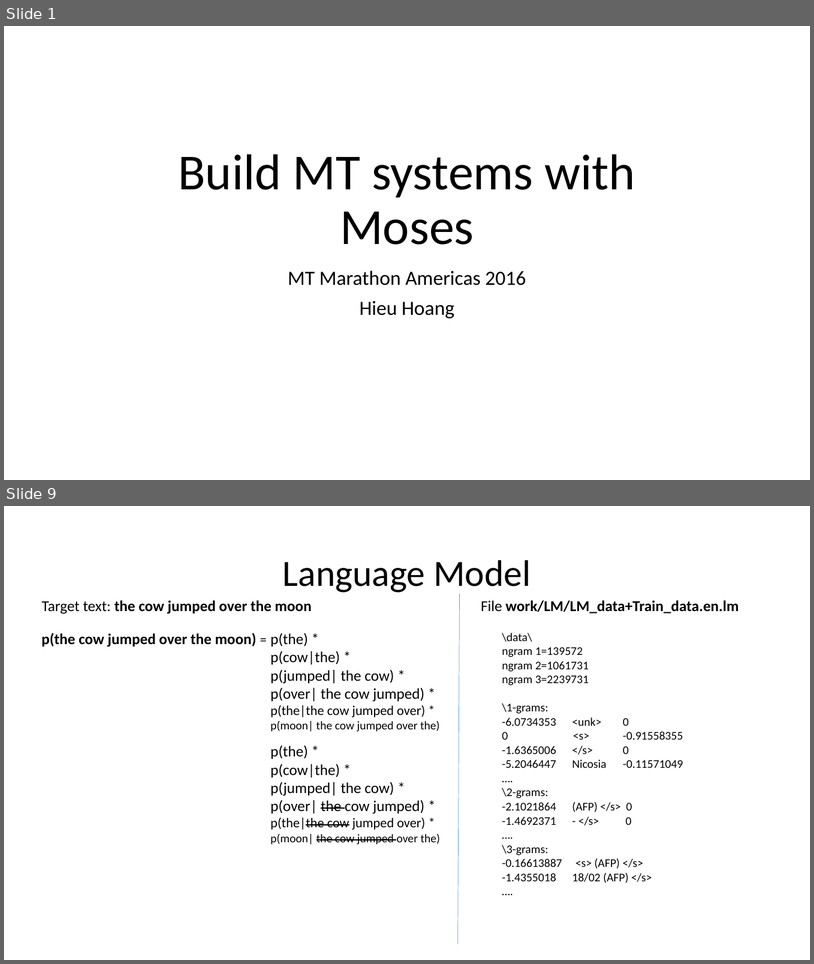
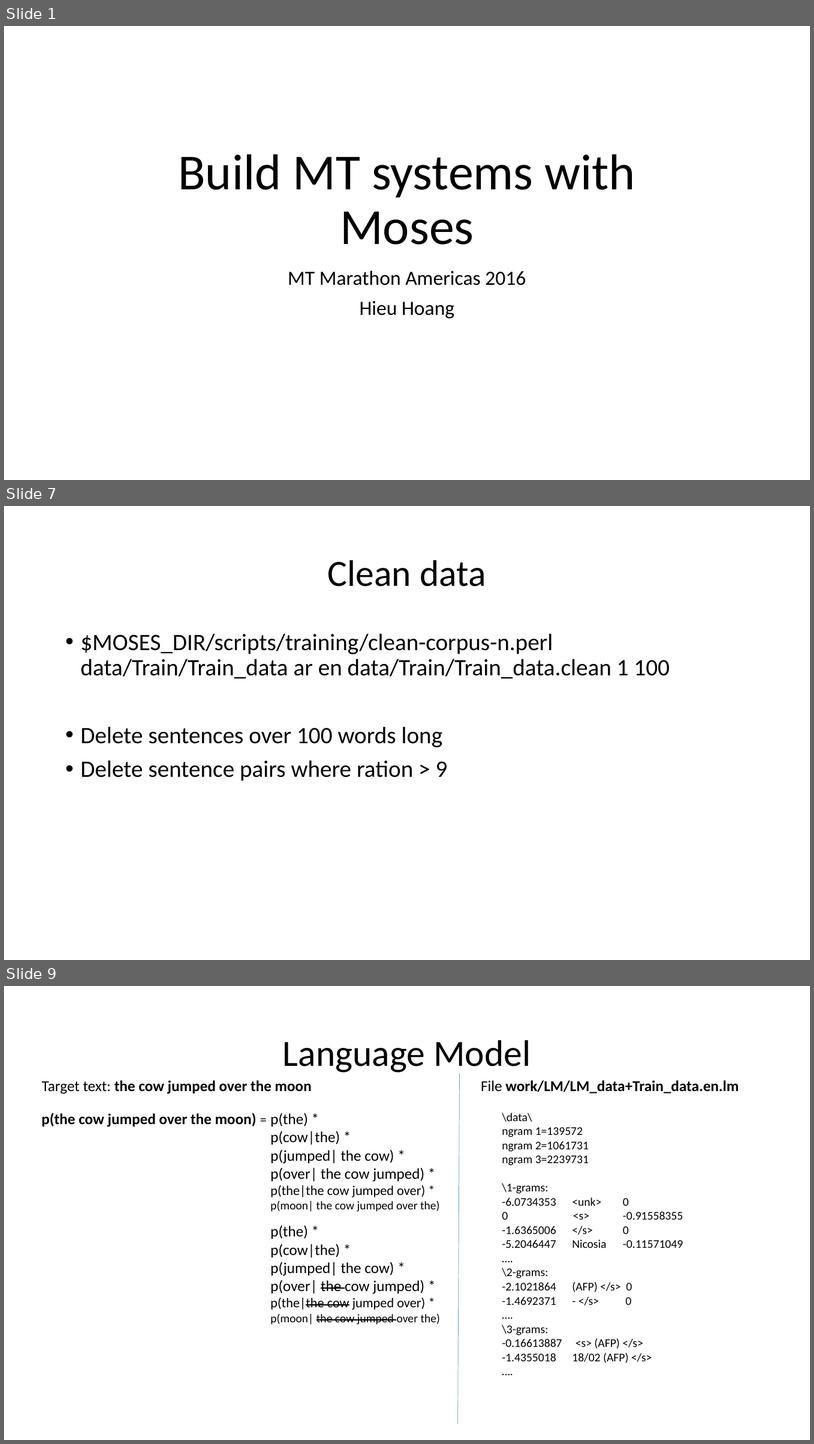
Before and after one commit to hieuhoang/papers, a slide deck: mtma16/slides.pptx. Shown one above the other, each under a label of ours: slides 1 and 9 before the commit, slides 1, 7 and 9 after it; the slides between them are not shown. The pictures are 814x964 and 814x1444 pixels, drawn with LibreOffice and Linux fonts; fonts in the diff are those of the drawing; background and template pictures are left out. Boxes give left, top, right and bottom in pixels: in the first picture for what was removed or moved away, otherwise in the second. Text is boxed around its words. In the diff, an @@ line names an element or a change of style, - is before the commit and + after.

```diff
--- a/mtma16/slides.pptx
+++ b/mtma16/slides.pptx
@@ slide 7 added at bbox=[4, 506, 810, 960], background #FFFFFF @@
@@ title added at bbox=[328, 560, 486, 586], 44 pt, text #000000 @@
+Clean data
@@ text added at bbox=[81, 633, 670, 781], 28 pt, text #000000 @@
+• $MOSES_DIR/scripts/training/clean-corpus-n.perl data/Train/Train_data ar en data/Train/Train_data.clean 1 100
+• Delete sentences over 100 words long
+• Delete sentence pairs where ration > 9
```
Also in this commit, not shown: 6 slides changed, 7 other slides added, 1 other file.
